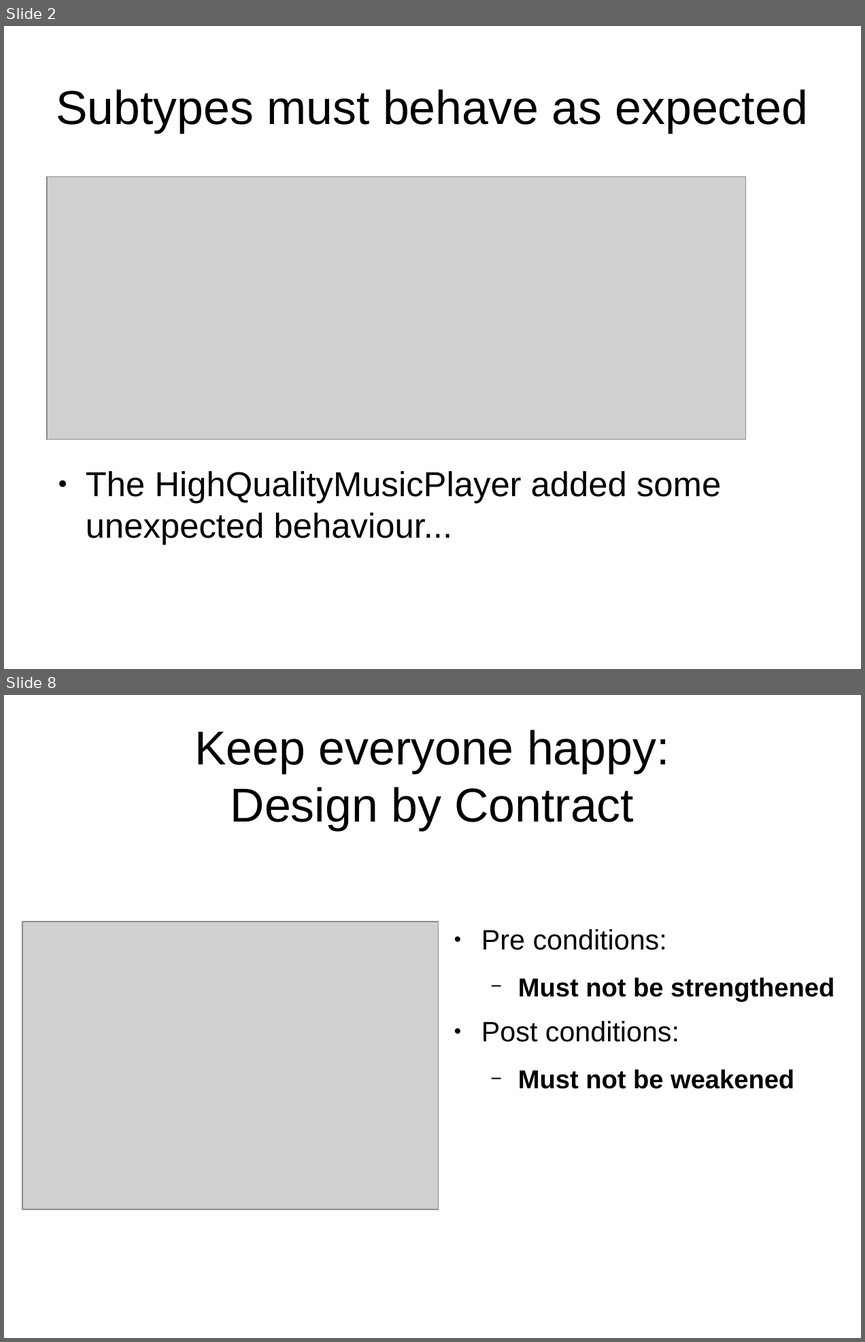
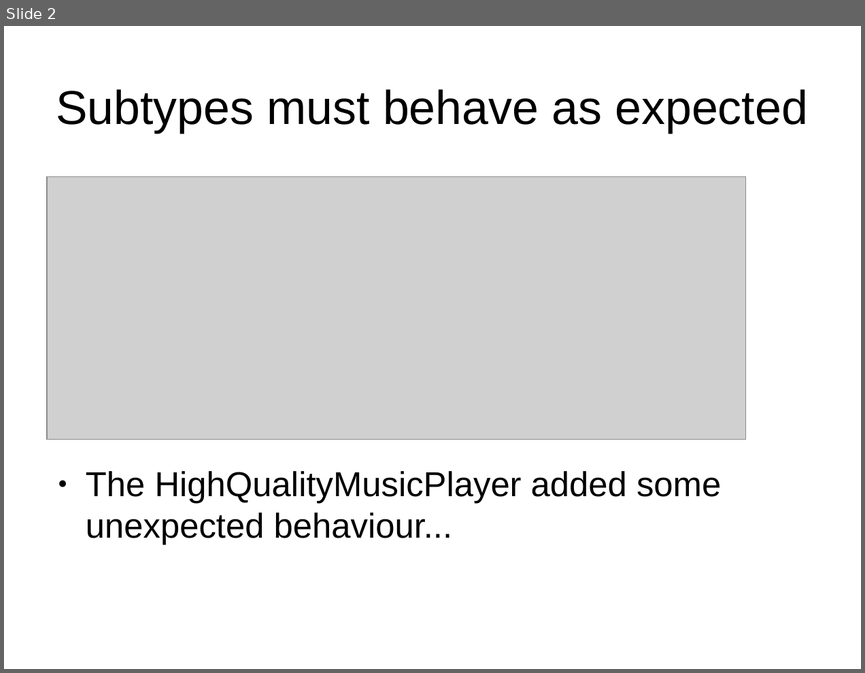
Before and after one commit to james1ewis/LiskovSlides, a slide deck: Liskov Substitution Principle/LSP.odp. Shown one above the other, each under a label of ours: slides 2 and 8 before the commit, slide 2 after it; the slides between them are not shown. The pictures are 865x1342 and 865x673 pixels, drawn with LibreOffice and Linux fonts; fonts in the diff are those of the drawing; grey boxes stand for pictures. Boxes give left, top, right and bottom in pixels: in the first picture for what was removed or moved away, otherwise in the second. Text is boxed around its words. In the diff, an @@ line names an element or a change of style, - is before the commit and + after.

```diff
--- a/Liskov Substitution Principle/LSP.odp
+++ b/Liskov Substitution Principle/LSP.odp
@@ slide 8 removed at <box>4,695,861,1338</box>, background #FFFFFF @@
@@ title removed at <box>194,730,670,830</box> @@
-Keep everyone happy:
-Design by Contract
@@ picture removed at <box>22,921,439,1209</box> @@
@@ text removed at <box>481,929,834,1089</box> @@
-● Pre conditions:
-  − Must not be strengthened
-● Post conditions:
-  − Must not be weakened
```
Also in this commit, not shown: 7 slides changed, 2 slides added, 5 other slides removed, 1 other file.
